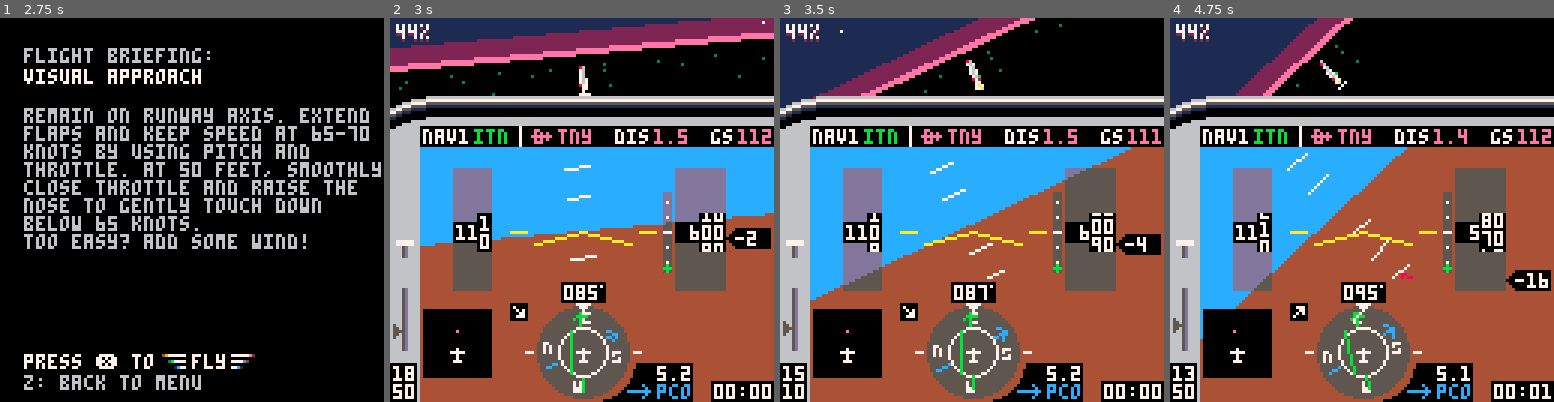
Above: before the commit, frames 1-4 (left to right).
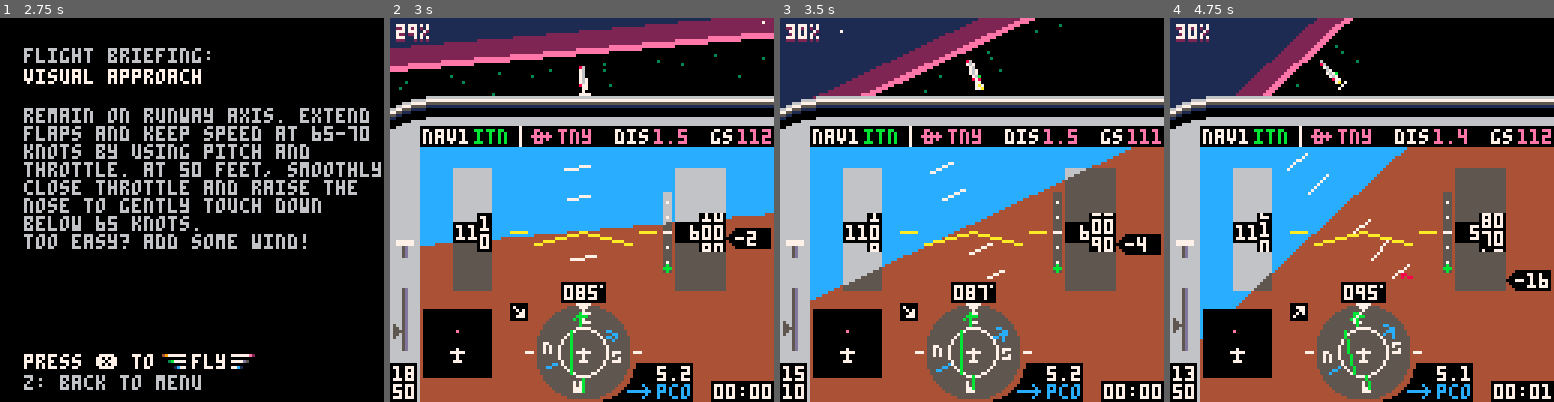
Above: after the commit, the same moments.

Repository: freds72/tiny_sim
Game: PICO-8 cartridge carts/tinysim.p8
Two runs of this game, one before a commit and one after it. Both use one fixed random seed, a clock stepped at 60 frames per second and the inputs below.
Inputs:
- Up to frame 1 (2.75 s): tap O (Z key) at 0.33, 0.7, 1.43, 2.22 s; tap X (X key) at 1.07, 2.07, 2.4, 2.73 s; hold Left 1.97-2.37 s; hold Down from 2.42 s (still down)
- Up to frame 2 (3 s): release Down at 2.82 s; hold Right from 2.87 s (still down)
- Up to frame 3 (3.5 s): keep holding Right; tap X (X key) at 3.07, 3.4 s; tap O (Z key) at 3.1 s
- Up to frame 4 (4.75 s): release Right at 3.53 s; hold Up 3.58-4.08 s; tap X (X key) every 0.33 s from 3.73 to 4.73 s; tap O (Z key) at 3.98 s; hold Right 4.13-4.53 s; hold Down from 4.58 s (still down)

Frame 1 is identical in both runs. In frame 2, 3.6% of the frame differs, in the area x 1-88%, y 1-100%; in frame 3, 2.6%; in frame 4, 2.8%.

Commit message:
optimized transparency drawing functions (saved 30% cpu!!)

Diff:
--- a/carts/tinysim.p8
+++ b/carts/tinysim.p8
@@ -277,24 +277,13 @@
   warn(110,3)
   clip()
   --transparency
-  transrect(21,50,33,90)
-  transrect(95,50,111,90)
+  rectfillt(21,50,33,90)
+  rectfillt(95,50,111,90)
   rectfill(0,33,127,42,6)
   rectfill(0,33,9,127)
   rectfill(0,0,127,25,0)
   line(48,75,aic[1],aic[2],10) --aircraft symbol
   line(80,75,aic[1],aic[2])
-end
-
--- todo: optimize
-function transrect(x1,y1,x2,y2)
- for x=x1,x2 do
-    for y=y1,y2 do
-      local c=pget(x,y)
-      if(c==4) pset(x,y,5)
-      if(c==12) pset(x,y,13)
-    end
-  end
 end
 
 function warn(y,j)
@@ -454,18 +443,7 @@
 
 function disphsi()
   --transparency
-  --todo: optimize, eats 20% cpu
-  local aimatrix={}
-  for j=49,79 do
-    for k=96,126 do
-      add(aimatrix,{j,k,pget(j,k)})
-    end
-  end
-  circfill(64,111,15,5)
-  for l in all(aimatrix) do
-    local c=pget(l[1],l[2])
-    if(c==5) pset(l[1],l[2],l[3]+1)
-  end
+  circfillt(64,111,15)
   circ(64,111,8,7)
   spr(19,62,95) --tick mark
   --cardinal directions
@@ -536,7 +514,7 @@
 
 function dispgs() --glideslope
   if dist[nav1]<15 and alt< 9995 then
-    transrect(91,58,93,84)
+    rectfillt(91,58,93,84)
     for j=0,4 do pset(92,61+j*5,7) end
     line(91,71,93,71,7)
     spr(38,91,gsy+8)
@@ -1485,6 +1463,73 @@
 	end
 end
 
+-->8
+-- transparent drawing functions
+
+-- init transparent colors
+
+-- hardcoded colors
+local shades={
+	[0xc]=0x6,
+	[0x4]=0x5,
+	[0xcc]=0x66,
+	[0x44]=0x55,
+	[0x4c]=0x56,
+	[0xc4]=0x55}
+
+function rectfillt(x0,y0,x1,y1)
+	x0,x1=max(flr(x0)),min(flr(x1),127)
+
+	for j=max(y0),min(y1,127) do
+		linet(x0,j,x1)
+ end
+end
+function circfillt(x0,y0,r)
+	if(r==0) return
+ local x,y,dx,dy=flr(r),0,1,1
+ r*=2
+ local err=dx-r
+
+ -- ugly hack to avoid overdraw
+ local strips={}
+ while x>=y do
+		strips[y],strips[x]=x,y
+
+	 if err<=0 then
+   y+=1
+   err+=dy
+   dy+=2
+		end
+		if err>0 then
+   x-=1
+   dx+=2
+   err+=dx-r
+		end
+	end
+	for k,v in pairs(strips) do
+		linet(x0-v,y0+k,x0+v)
+	 if(k!=0)linet(x0-v,y0-k,x0+v)
+	end
+end
+
+function linet(x0,y0,x1)
+ if band(x0,0x1)==1 then
+ 	pset(x0,y0,shades[pget(x0,y0)])
+ 	-- move to even boundary
+ 	x0+=1
+ end
+ if x1%2==0 then
+ 	pset(x1,y0,shades[pget(x1,y0)])
+ 	-- move to odd boundary
+ 	x1-=1
+ end
+
+	local mem=0x6000+shl(y0,6)+shr(x0,1)
+	for i=1,shr(x1-x0+1,1) do
+		poke(mem,shades[peek(mem)])
+	 mem+=1
+	end
+end
 __gfx__
 00000000fff7777f49777777777777e25fffffff7fffffff77ff777fffffffff0000000000000000000000000000000000000000000000000000000000000000
 00000000ff7fffffffffffffffffffff55fffffff7f7ffff7f7f777ffffffeff0000000000000000000000000000000000000000000000000000000000000000
@@ -1495,21 +1540,21 @@
 00000000ffffffffffffffffffffffffffffffffffffffffffffffffffffffff0000000000000000000000000000000000000000000000000000000000000000
 00000000ffffffffffffffffffffffffffffffffffffffffffffffffffffffff0000000000000000000000000000000000000000000000000000000000000000
 0000000070707070ffffffff77777fffffbfffff00000000ff222fffffffffff0000000000000000000000000000000000000000000000000000000000000000
-0000000007000700fffffffff777fffffbffffff00000000f2e7e2ffff0fffff0000000000000000000000000000000000000000000000000000000000000000
-0000000070700700ffffffffff7fffffbbbbbbbb000000002ee7ee2ff00fffff0000000000000000000000000000000000000000000000000000000000000000
-00000000000000000ffffffffffffffffbffffff000000002ee7ee2f000fffff0000000000000000000000000000000000000000000000000000000000000000
-000000000000777000ffffffffffffffffbfffff000000002ee7ee2ff00fffff0000000000000000000000000000000000000000000000000000000000000000
-0000000000007700000fffffffffffffffffffff00000000f2e7e2ffff0fffff0000000000000000000000000000000000000000000000000000000000000000
-000000000000707000000fffffffffffffffffff00000000ff222fffffffffff0000000000000000000000000000000000000000000000000000000000000000
-000000000000000000000000ffffffffffffffff00000000ffffffffffffffff0000000000000000000000000000000000000000000000000000000000000000
-00000000ff7fffff00000fffffcfffff777fffff777ffffffbffffffffffffff0000000000000000000000000000000000000000000000000000000000000000
-0000000077777fff00000ffffcffffff7fffffff77ffffffbbbfffffffcccfff0000000000000000000000000000000000000000000000000000000000000000
-00000000ff7fffff000000ffccccccccff7fffff7ffffffffbfffffffcfffcff0000000000000000000000000000000000000000000000000000000000000000
-00000000ff7fffff000000fffcffffff777fffff777ffffffffffffffcfcfcff0000000000000000000000000000000000000000000000000000000000000000
-00000000f777ffff000000ffffcffffffffffffffffffffffffffffffcfffcff0000000000000000000000000000000000000000000000000000000000000000
-00000000ffffffff0000000fffffffffffffffffffffffffffffffffffcccfff0000000000000000000000000000000000000000000000000000000000000000
-00000000ffffffff0000000fffffffffffffffffffffffffffffffffffffffff0000000000000000000000000000000000000000000000000000000000000000
-00000000ffffffff00000000ffffffffffffffffffffffffffffffffffffffff0000000000000000000000000000000000000000000000000000000000000000
+1d00000007000700fffffffff777fffffbffffff00000000f2e7e2ffff0fffff0000000000000000000000000000000000000000000000000000000000000000
+2e00000070700700ffffffffff7fffffbbbbbbbb000000002ee7ee2ff00fffff0000000000000000000000000000000000000000000000000000000000000000
+3b000000000000000ffffffffffffffffbffffff000000002ee7ee2f000fffff0000000000000000000000000000000000000000000000000000000000000000
+450000000000777000ffffffffffffffffbfffff000000002ee7ee2ff00fffff0000000000000000000000000000000000000000000000000000000000000000
+5600000000007700000fffffffffffffffffffff00000000f2e7e2ffff0fffff0000000000000000000000000000000000000000000000000000000000000000
+670000000000707000000fffffffffffffffffff00000000ff222fffffffffff0000000000000000000000000000000000000000000000000000000000000000
+770000000000000000000000ffffffffffffffff00000000ffffffffffffffff0000000000000000000000000000000000000000000000000000000000000000
+8e000000ff7fffff00000fffffcfffff777fffff777ffffffbffffffffffffff0000000000000000000000000000000000000000000000000000000000000000
+9a00000077777fff00000ffffcffffff7fffffff77ffffffbbbfffffffcccfff0000000000000000000000000000000000000000000000000000000000000000
+a7000000ff7fffff000000ffccccccccff7fffff7ffffffffbfffffffcfffcff0000000000000000000000000000000000000000000000000000000000000000
+b6000000ff7fffff000000fffcffffff777fffff777ffffffffffffffcfcfcff0000000000000000000000000000000000000000000000000000000000000000
+c6000000f777ffff000000ffffcffffffffffffffffffffffffffffffcfffcff0000000000000000000000000000000000000000000000000000000000000000
+d6000000ffffffff0000000fffffffffffffffffffffffffffffffffffcccfff0000000000000000000000000000000000000000000000000000000000000000
+ef000000ffffffff0000000fffffffffffffffffffffffffffffffffffffffff0000000000000000000000000000000000000000000000000000000000000000
+f6000000ffffffff00000000ffffffffffffffffffffffffffffffffffffffff0000000000000000000000000000000000000000000000000000000000000000
 00000000fff66666ffffff66000fffff77ffffff7f7fffffff222fffff222fff0000000000000000000000000000000000000000000000000000000000000000
 0000000066677777ffff6677070fffff7f7fffff7f7ffffff2eee2fff2eee2ff0000000000000000000000000000000000000000000000000000000000000000
 0000000077755555ffff7755070fffff7f7fffff777fffff2eeeee2f2eee7e2f0000000000000000000000000000000000000000000000000000000000000000
